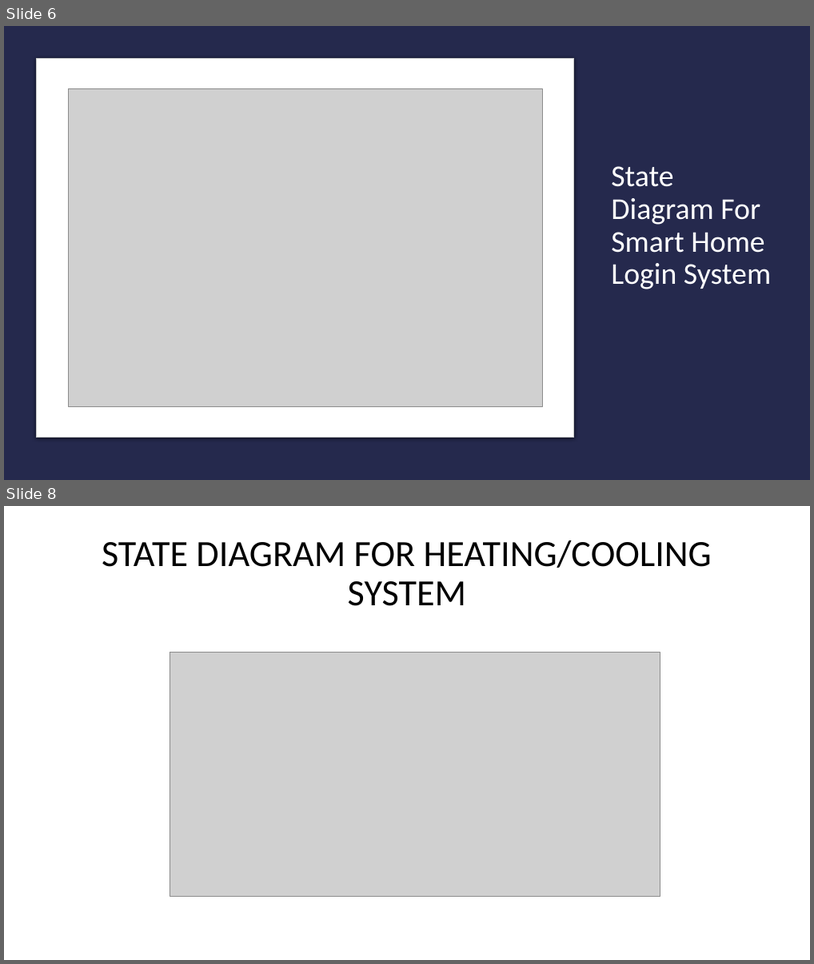
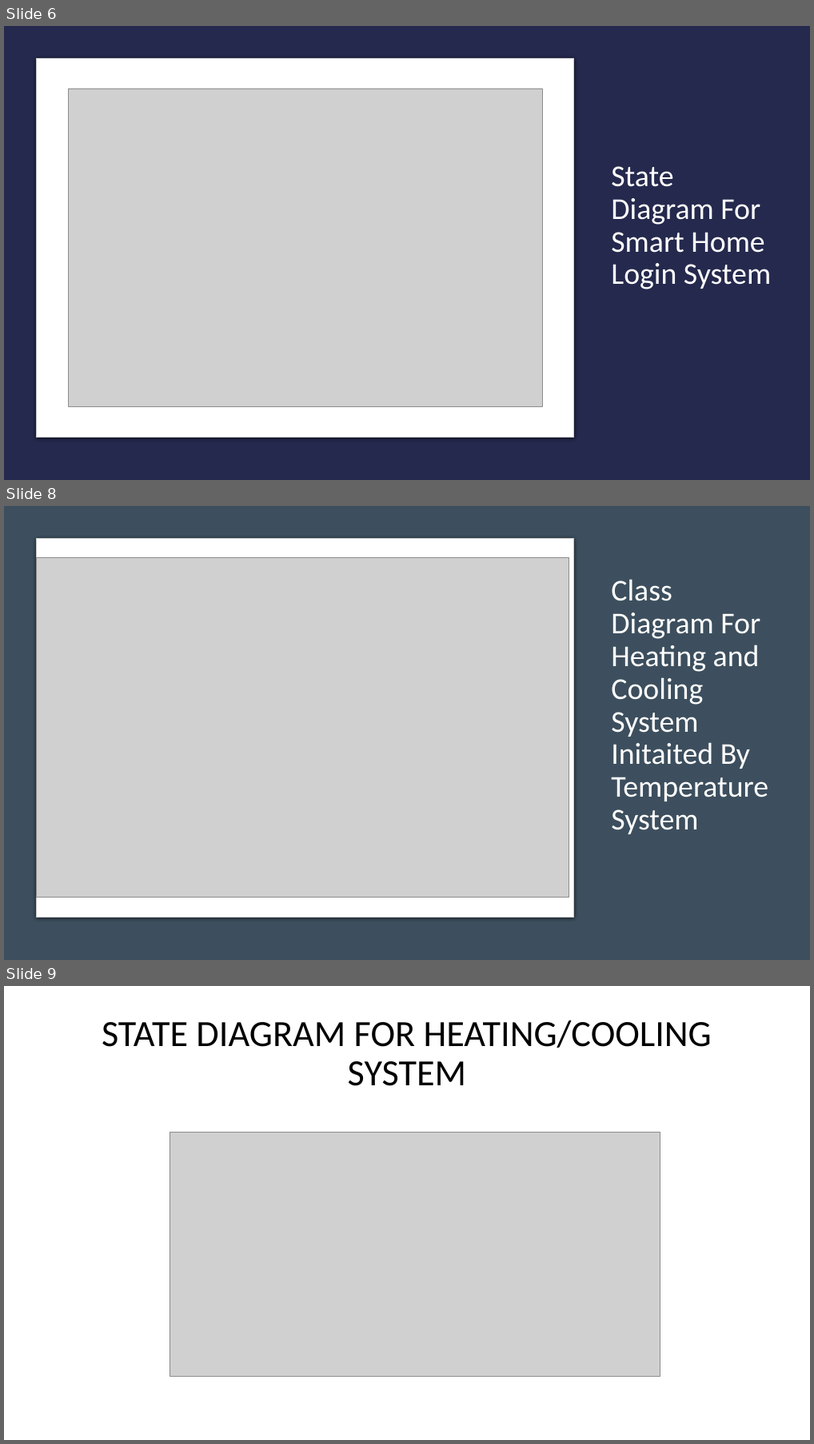
Before and after one commit to Microcontroller-Team-1/winter20-21, a slide deck: Project_Week_7&8/Precise Analysis.pptx. Shown one above the other, each under a label of ours: slides 6 and 8 before the commit, slides 6, 8 and 9 after it; the slides between them are not shown. The pictures are 814x964 and 814x1444 pixels, drawn with LibreOffice and Linux fonts; fonts in the diff are those of the drawing; grey boxes stand for pictures. Boxes give left, top, right and bottom in pixels: in the first picture for what was removed or moved away, otherwise in the second. Text is boxed around its words. In the diff, an @@ line names an element or a change of style, - is before the commit and + after.

```diff
--- a/Project_Week_7&8/Precise Analysis.pptx
+++ b/Project_Week_7&8/Precise Analysis.pptx
@@ slide 8 added at [4,506,810,960], background #E7E6E6 @@
@@ rectangle added at [4,506,810,960], fill #3D4F5E @@
@@ rounded rectangle added at [37,538,574,916], fill #FFFFFF, outline #C8CACA 0.75 pt @@
@@ picture added at [37,557,570,896] @@
@@ title added at [611,579,769,834], 36 pt, text #FFFFFF @@
+Class Diagram For Heating and Cooling System Initaited By Temperature System
@@ what was slide 8 is now slide 9 @@
```
Also in this commit, not shown: 1 slide changed.
